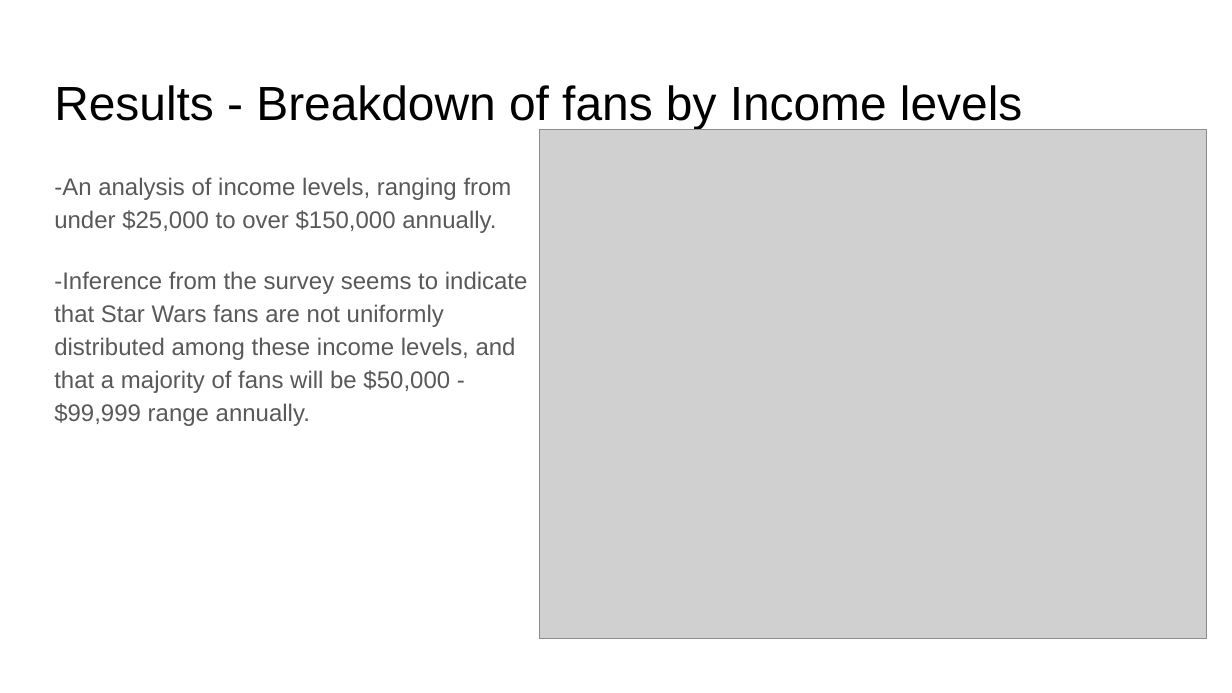
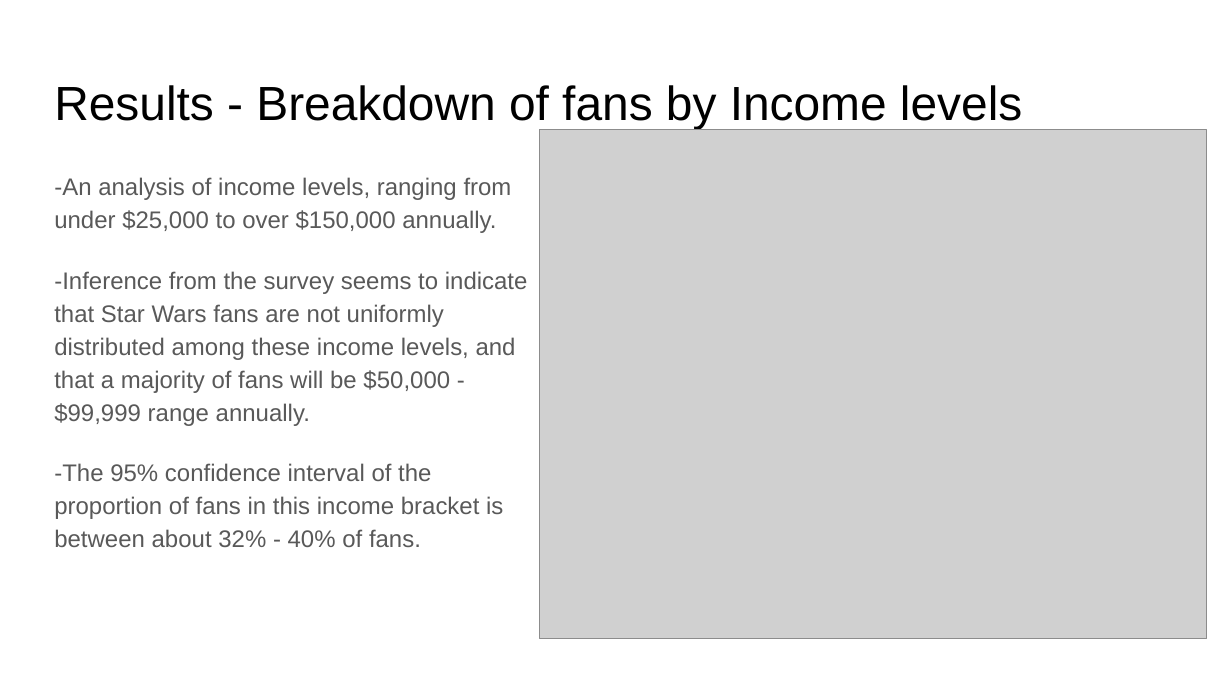
Before and after one commit to LawlessJ/Star_Wars_Survey, a slide deck: slide 8 of Presentation(multiple_formats)/Star_Wars_Survey.pptx. Drawn at 1232x693 pixels with LibreOffice and Linux fonts; fonts in the diff are those of the drawing; grey boxes stand for pictures. Boxes give left, top, right and bottom in pixels: in the first picture for what was removed or moved away, otherwise in the second. Text is boxed around its words. In the diff, an @@ line names an element or a change of style, - is before the commit and + after.

```diff
--- a/Presentation(multiple_formats)/Star_Wars_Survey.pptx
+++ b/Presentation(multiple_formats)/Star_Wars_Survey.pptx
@@ text at [54, 463, 503, 547]: paragraph added @@
+-The 95% confidence interval of the proportion of fans in this income bracket is between about 32% - 40% of fans.
```
Also in this commit, not shown: 2 other slides changed, 2 slides added, 21 other files.
